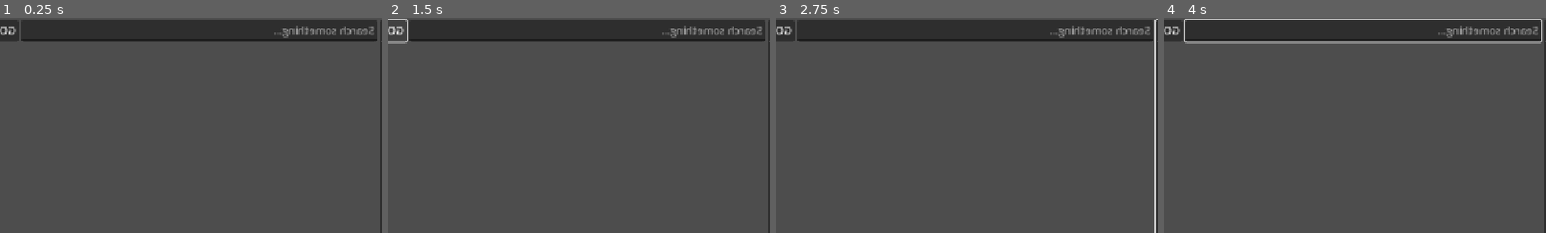
Above: before the commit, frames 1-4 (left to right).
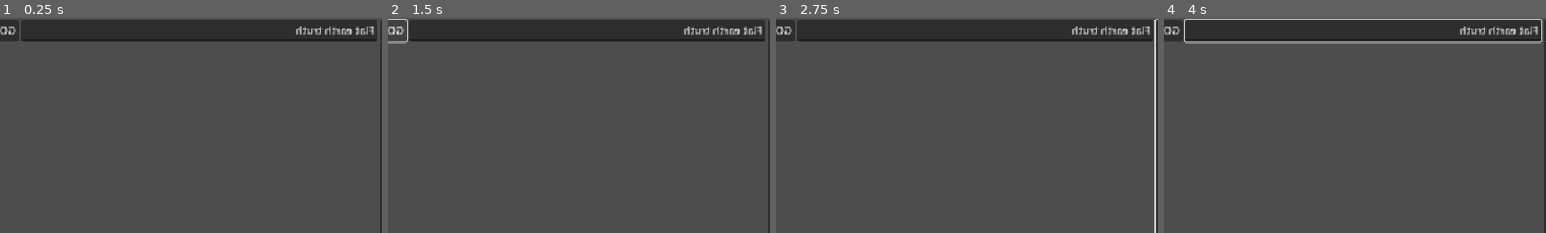
Above: after the commit, the same moments.

Repository: FeniXb3/bubble-engine
Game: Godot game, scene res://scenes/main.tscn
Two runs of this game, one before a commit and one after it. Both use one fixed random seed, a clock stepped at 60 frames per second and the inputs below.
Inputs (mouse positions are % of the whole screen's width and height, from its top left):
- Up to frame 1 (0.25 s): no input
- Up to frame 2 (1.5 s): click "GO" at 0.5 s; click "GO" at 1.25 s
- Up to frame 3 (2.75 s): tap Enter at 2 s; move the mouse to (72, 45) at 2.02 s; hold Up (ui_up) from 2.03 s (still down); tap O at 2.1 s; click (72, 45) at 2.17 s
- Up to frame 4 (4 s): release Up (ui_up) at 2.75 s; tap Space at 2.75 s; drag from (30, 55) to (45, 70) at 2.77 s; tap Enter at 3.5 s; move the mouse to (60, 28) at 3.52 s; hold Up (ui_up) from 3.53 s (still down); tap Shift at 3.6 s
The pictures show only the part of the screen within x 0-50%, y 4-54%; the shares and areas given below are measured in that part.

The runs differ from the first frame. In frame 1, 0.5% of the frame differs, in the area x 71-98%, y 3-10%; in frame 2, 0.5%; in frame 3, 0.5%; in frame 4, 0.5%.

Commit message:
Fill query bar

Diff:
--- a/scenes/main.tscn
+++ b/scenes/main.tscn
@@ -4,7 +4,7 @@
 [ext_resource type="PackedScene" uid="uid://cbutk778cqf52" path="res://scenes/search_bar.tscn" id="1_o5qli"]
 [ext_resource type="Resource" uid="uid://seg4sdlnbehf" path="res://resources/sample_data.tres" id="2_sugp2"]
 
-[node name="Main" type="Control" node_paths=PackedStringArray("available_results")]
+[node name="Main" type="Control" node_paths=PackedStringArray("available_results", "search_bar")]
 layout_mode = 3
 anchors_preset = 15
 anchor_right = 1.0
@@ -14,6 +14,7 @@
 script = ExtResource("1_0wfyh")
 data = ExtResource("2_sugp2")
 available_results = NodePath("MainMarginContainer/HBoxContainer/BackendContainer/AvailableResults")
+search_bar = NodePath("MainMarginContainer/HBoxContainer/FrontendContainer/SearchBar")
 
 [node name="MainMarginContainer" type="MarginContainer" parent="."]
 layout_mode = 1
--- a/scenes/search_bar.tscn
+++ b/scenes/search_bar.tscn
@@ -2,7 +2,7 @@
 
 [ext_resource type="Script" uid="uid://doul7wro0a34o" path="res://scripts/search_bar.gd" id="1_nw6hu"]
 
-[node name="SearchBar" type="Control" node_paths=PackedStringArray("container")]
+[node name="SearchBar" type="Control" node_paths=PackedStringArray("container", "query_field")]
 custom_minimum_size = Vector2(1152, -31)
 layout_mode = 3
 anchors_preset = 14
@@ -15,6 +15,7 @@
 size_flags_vertical = 3
 script = ExtResource("1_nw6hu")
 container = NodePath("HBox")
+query_field = NodePath("HBox/LineEdit")
 
 [node name="HBox" type="HBoxContainer" parent="."]
 layout_mode = 1
--- a/scripts/main.gd
+++ b/scripts/main.gd
@@ -2,6 +2,10 @@
 @export var data: GameData
 
 @export var available_results: ItemList
+@export var search_bar: SearchBar
+
+@export var current_human: Human
+@export var current_query: Query
 
 
 func get_related_results(query: Query) -> Array[Result]:
@@ -11,11 +15,16 @@
 func filter_result(r: Result, tags: Array[String]) -> bool:
 	return r.positive_tags.any(func(t: String): return tags.has(t)) or r.negative_tags.any(func(t: String): return tags.has(t))
 
-func _ready() -> void:
-	var human: Human = data.humans.pick_random()
-	var query: Query = human.queries.pick_random()
-	var results := get_related_results(query)
+func show_results() -> void:
+	var results := get_related_results(current_query)
 
 	available_results.clear()
 	for r in results:
 		available_results.add_item(r.title)
+
+func _ready() -> void:
+	current_human = data.humans.pick_random()
+	current_query = current_human.queries.pick_random()
+
+	search_bar.show_query(current_query)
+	show_results()
--- a/scripts/search_bar.gd
+++ b/scripts/search_bar.gd
@@ -1,10 +1,16 @@
 @tool
+class_name SearchBar
 extends Control
 
 @export var container: HBoxContainer
+@export var query_field: LineEdit
+
 @export var flip: bool = true
 
 func _process(_delta: float) -> void:
 	custom_minimum_size = container.get_rect().size
 	container.pivot_offset = container.get_rect().size / 2
 	container.scale.x = -1 if flip else 1
+
+func show_query(query: Query) -> void:
+	query_field.text = query.text
